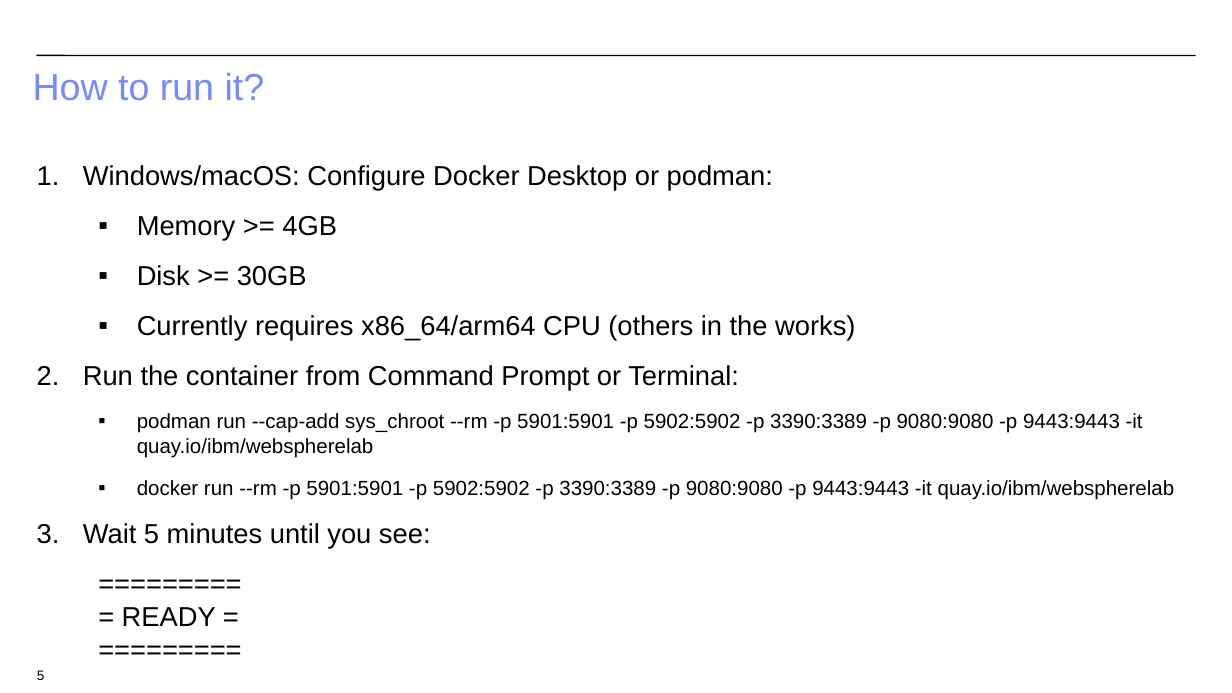
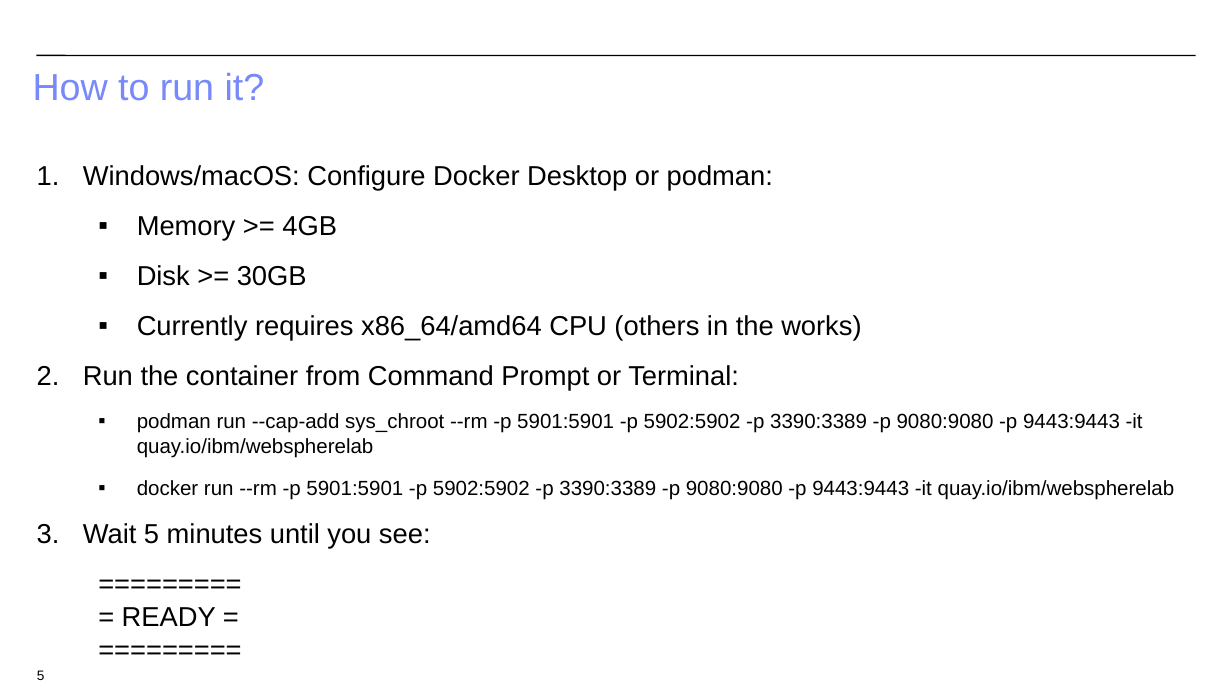
Before and after one commit to IBM/webspherelab, a slide deck: slide 5 of supplemental/WebSphere Troubleshooting and Performance Lab.pptx. Drawn at 1232x693 pixels with LibreOffice and Linux fonts; fonts in the diff are those of the drawing; background and template pictures are left out. Boxes give left, top, right and bottom in pixels: in the first picture for what was removed or moved away, otherwise in the second. Text is boxed around its words. In the diff, an @@ line names an element or a change of style, - is before the commit and + after.

Commit message:
Update presentation

```diff
--- a/supplemental/WebSphere Troubleshooting and Performance Lab.pptx
+++ b/supplemental/WebSphere Troubleshooting and Performance Lab.pptx
@@ text at [137, 315, 861, 341]: text changed @@
-  ▪ Currently requires x86_64/arm64 CPU (others in the works)
+  ▪ Currently requires x86_64/amd64 CPU (others in the works)
```
Also in this commit, not shown: 1 other file.
